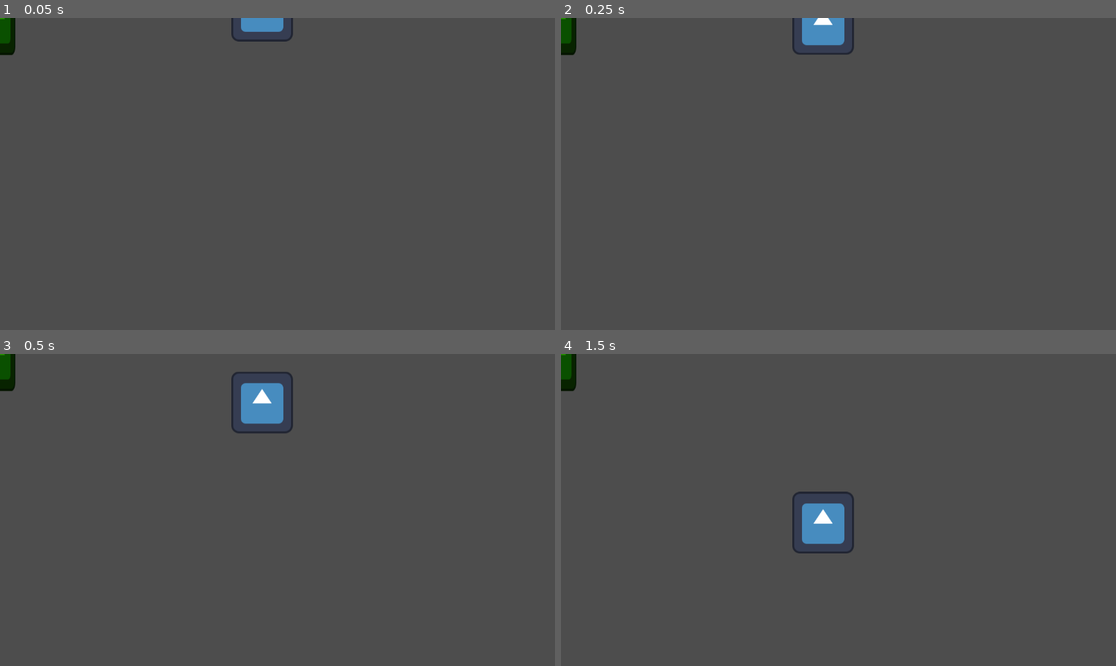
Above: before the commit, frames 1-4 (two rows, left to right).
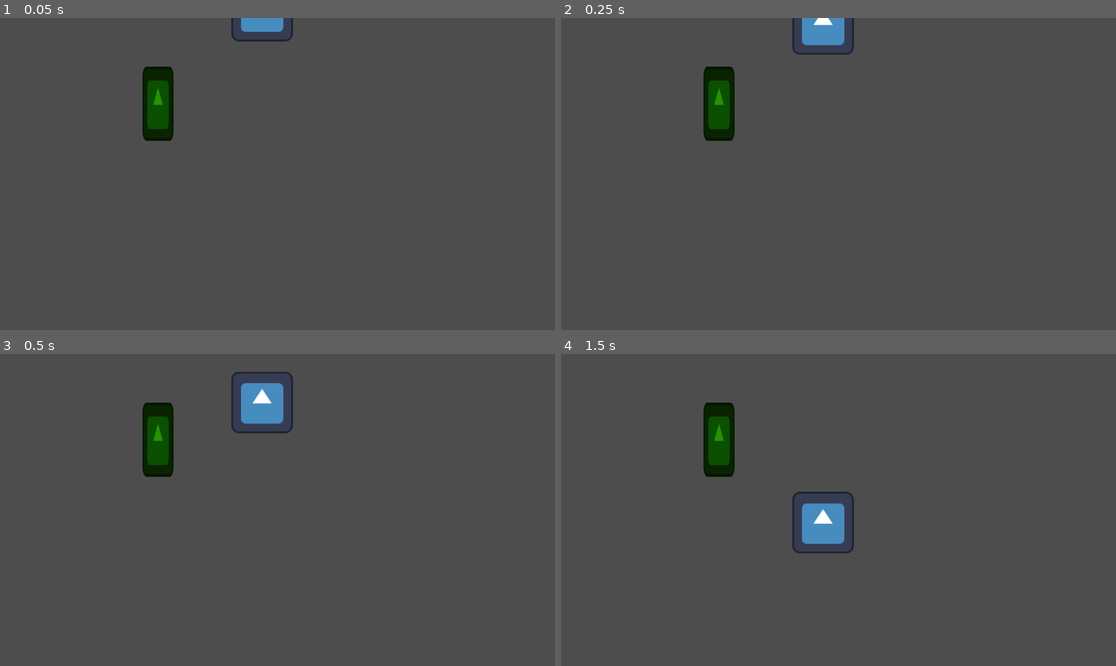
Above: after the commit, the same moments.

Repository: CCV-JamesNye/science-week4-physicsplayground
Game: Godot game, scene res://Scenes/week_4_work.tscn
Same seed, same stepped clock (60 frames per second), same inputs: the game is played once before the commit and once after it. The engine's default icon, where the game draws it, is replaced by a stand-in: a white triangle on a blue panel in a dark square.
Inputs:
- Up to frame 1 (0.05 s): no input
- Up to frame 2 (0.25 s): no input
- Up to frame 3 (0.5 s): no input
- Up to frame 4 (1.5 s): tap Enter at 1.25 s

The runs differ from the first frame. In frame 1, 1.6% of the frame differs, in the area x 0-32%, y 0-40%; in frame 2, 1.6%; in frame 3, 1.6%; in frame 4, 1.6%.

Commit message:
Added Player Movement
Added scripts for Player movement from previous week. Will likely use this repository for future projects.

Diff:
--- /dev/null
+++ b/Scenes/Scripts/player_movement.gd
@@ -0,0 +1,28 @@
+extends Node2D
+
+# Determines how fast the Player will move
+var speed : float = 350
+
+
+
+# Called when the node enters the scene tree for the first time.
+func _ready() -> void:
+	pass # Replace with function body.
+
+# Called every frame. 'delta' is the elapsed time since the previous frame.
+func _process(delta: float) -> void:
+	# Stores current direction
+	var direction : Vector2 = Vector2.ZERO
+
+	# Reads input
+	if Input.is_action_pressed("move_right"):
+		direction.x += 1
+	if Input.is_action_pressed("move_left"):
+		direction.x -= 1
+	if Input.is_action_pressed("move_down"):
+		direction.y += 1
+	if Input.is_action_pressed("move_up"):
+		direction.y -= 1
+
+	position += direction.normalized() * speed * delta
+	pass
--- a/Scenes/week_4_work.tscn
+++ b/Scenes/week_4_work.tscn
@@ -6,6 +6,9 @@
 
 [sub_resource type="RectangleShape2D" id="RectangleShape2D_ro7pi"]
 size = Vector2(132, 136)
+
+[sub_resource type="RectangleShape2D" id="RectangleShape2D_f0jl8"]
+size = Vector2(64, 157)
 
 [node name="Week 4 Work" type="Node2D" unique_id=1687450955]
 
@@ -25,10 +28,14 @@
 texture = ExtResource("1_f0jl8")
 
 [node name="Player" type="CharacterBody2D" parent="." unique_id=1091909349]
+position = Vector2(328, 255)
 
 [node name="Sprite2D" type="Sprite2D" parent="Player" unique_id=122722032]
 modulate = Color(0.1493276, 0.5730493, 9.62615e-07, 1)
+position = Vector2(0, -77)
 scale = Vector2(0.5, 1.2)
 texture = ExtResource("1_f0jl8")
 
 [node name="CollisionShape2D" type="CollisionShape2D" parent="Player" unique_id=1683447143]
+position = Vector2(0, -77.5)
+shape = SubResource("RectangleShape2D_f0jl8")
--- /dev/null
+++ b/Scripts/player_movement.gd
@@ -0,0 +1,28 @@
+extends Node2D
+
+# Determines how fast the Player will move
+var speed : float = 350
+
+
+
+# Called when the node enters the scene tree for the first time.
+func _ready() -> void:
+	pass # Replace with function body.
+
+# Called every frame. 'delta' is the elapsed time since the previous frame.
+func _process(delta: float) -> void:
+	# Stores current direction
+	var direction : Vector2 = Vector2.ZERO
+
+	# Reads input
+	if Input.is_action_pressed("move_right"):
+		direction.x += 1
+	if Input.is_action_pressed("move_left"):
+		direction.x -= 1
+	if Input.is_action_pressed("move_down"):
+		direction.y += 1
+	if Input.is_action_pressed("move_up"):
+		direction.y -= 1
+
+	position += direction.normalized() * speed * delta
+	pass
Not shown, added: Scenes/Scripts/player_movement.gd.uid
Not shown, added: Scripts/player_movement.gd.uid
